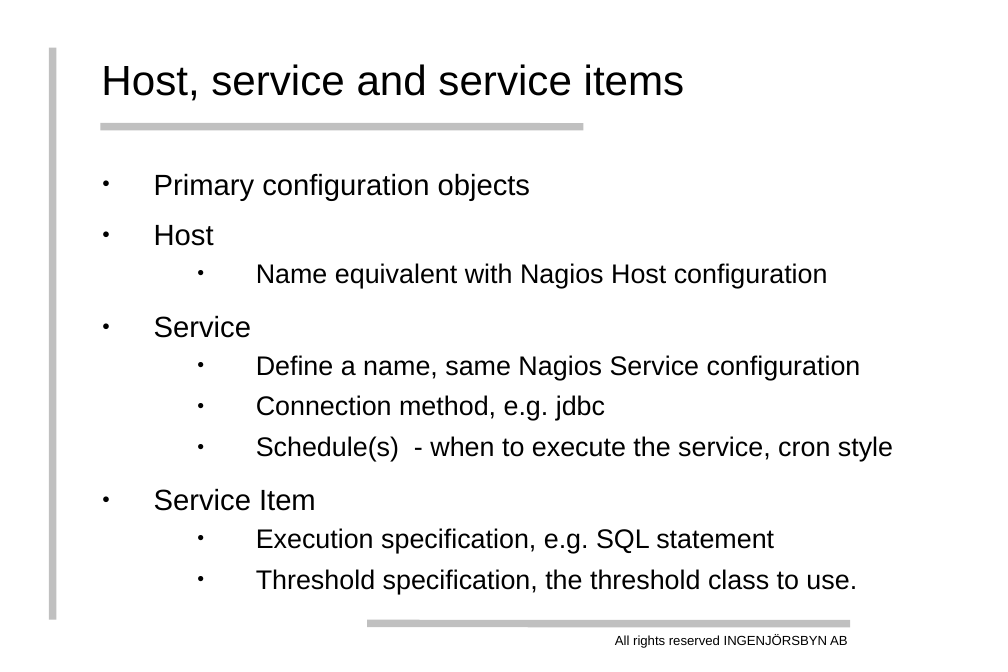
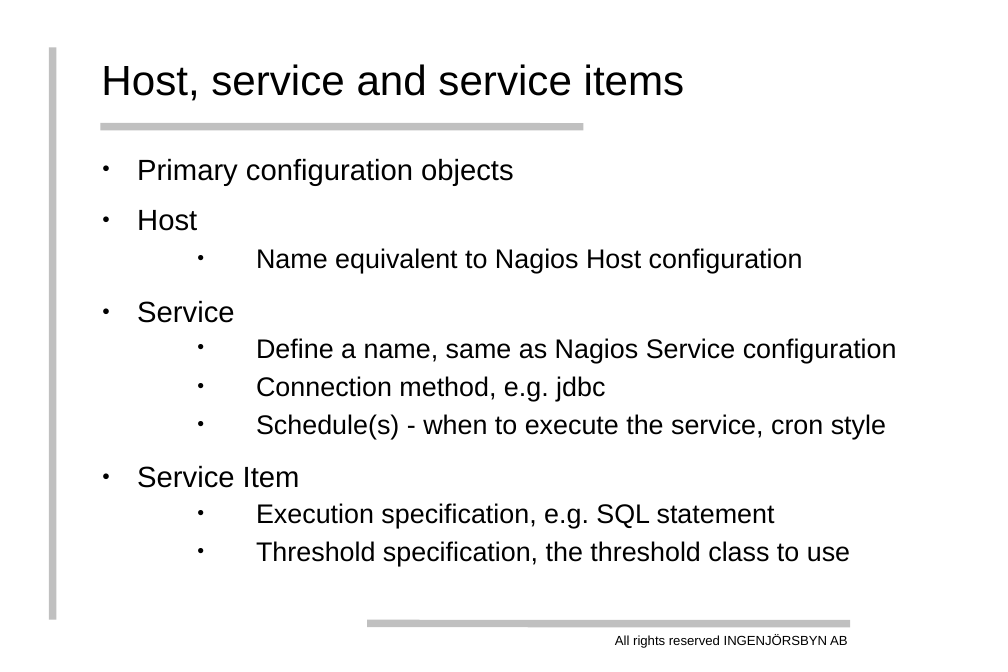
Before and after one commit to thenodon/bischeck, a slide deck: slide 17 of doc/bischeck.ppt. Drawn at 1008x672 pixels with LibreOffice and Linux fonts; fonts in the diff are those of the drawing; background and template pictures are left out. Boxes give left, top, right and bottom in pixels: in the first picture for what was removed or moved away, otherwise in the second. Text is boxed around its words. In the diff, an @@ line names an element or a change of style, - is before the commit and + after.

```diff
--- a/doc/bischeck.ppt
+++ b/doc/bischeck.ppt
@@ text "Primary configuration objects": place and size @@
-text "Primary configuration objects" at [154, 173, 893, 594]
+text "Primary configuration objects" at [137, 158, 897, 567]
@@ text at [137, 158, 886, 528]: line spacing 0.83 to 0.75 @@
@@ text at [256, 248, 803, 273]: text changed @@
-  ● Name equivalent with Nagios Host configuration
+  ● Name equivalent to Nagios Host configuration
@@ text at [256, 338, 897, 363]: text changed @@
-  ● Define a name, same Nagios Service configuration
+  ● Define a name, same as Nagios Service configuration
@@ text at [256, 541, 850, 567]: text changed @@
-  ● Threshold specification, the threshold class to use.
+  ● Threshold specification, the threshold class to use
```
Also in this commit, not shown: 20 other slides changed, 1 slide added, 1 slide removed, 1 other file.
